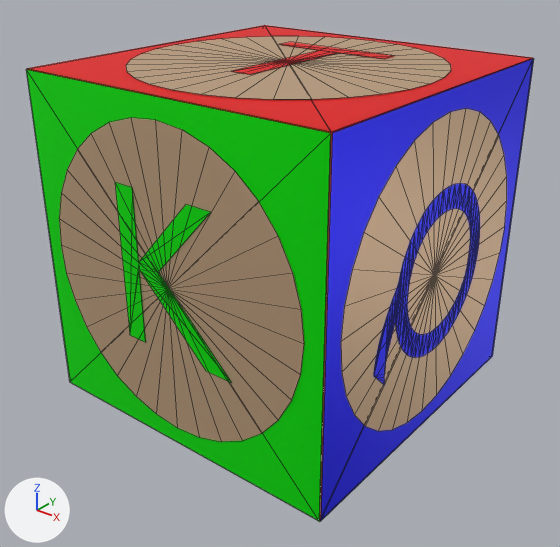
Renders of the COLLADA model meshes/cube_20.dae from each side of a commit.
Rendered twice from a 50 mm lens placed at (0.061, -0.0778, 0.0412), pointed at (0.0009, -0.0027, -0.0053). Arrows for +X, +Y and +Z are at lower left; the lights stay in place. Mesh edges are drawn as thin lines.

The scene before the commit, as lines of its bpy script (objects in view):
```python
me_cube_021 = bpy.data.meshes.new('Cube.021')
me_cube_021.from_pydata(...)  # 395 vertices, 373 faces; spans x -0.0227..0.0228, y -0.0228..0.0228, z -0.0228..0.0228
# faces by material slot: [32, 192, 21, 128]
me_cube_021.materials.append(mat_red)  # red #ff0000
me_cube_021.materials.append(mat_wood)  # beige #d3b390
me_cube_021.materials.append(mat_blue)  # green #00ff00
me_cube_021.materials.append(mat_green)  # blue #0000ff
ob_cube = bpy.data.objects.new('cube', me_cube_021)
ob_cube.location = (0.0, 0.0, 0.0)
```
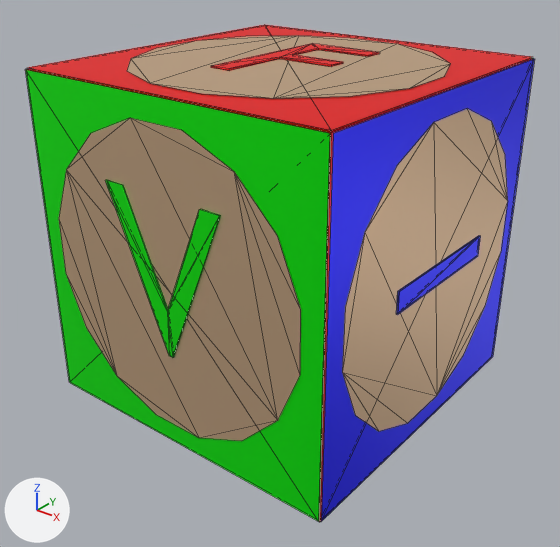
Edits to the bpy script that builds the scene:
```text
Change me_cube_021:
    used by ob_cube; location = (0.0, 0.0, 0.0)
    remove me_cube_021.from_pydata(...)  # 395 vertices, 373 faces; spans x -0.0227..0.0228, y -0.0228..0.0228, z -0.0228..0.0228
    add me_cube_021.from_pydata(...)  # 229 vertices, 294 faces; spans x -0.0228..0.023, y -0.023..0.023, z -0.023..0.023
    me_cube_021 part 1: the loose piece of 4 vertices spanning x -0.0225..0.0225, y -0.0225..0.0225, z 0.0226 is moved by (0.0, 0.0, 0.0001)
    me_cube_021 part 2: the loose piece of 4 vertices spanning x -0.0225..0.0225, y -0.0226, z -0.0225..0.0225 is moved by (0.0, -0.0001, 0.0)
    me_cube_021 part 3: the loose piece of 4 vertices spanning x 0.0226, y -0.0225..0.0225, z -0.0225..0.0225 is moved by (0.0001, 0.0, 0.0)
    me_cube_021 part 4: a new loose piece, a box spanning x 0.0228..0.023, y -0.009..0.01146, z -0.00147..0.00147, in mat_green (blue #0000ff)
    me_cube_021 part 5: the loose piece of 124 vertices spanning x 0.0228, y -0.0132..0.0117, z -0.0111..0.011 is rebuilt with 16 vertices and now spans x 0.0228, y -0.0196..0.0196, z -0.0196..0.0196, in mat_wood (beige #d3b390)
    me_cube_021 part 6: the loose piece of 33 vertices spanning x -0.02..0.02, y -0.0227, z -0.02..0.02 is rebuilt with 16 vertices and now spans x -0.0196..0.0196, y -0.0228, z -0.0196..0.0196
    me_cube_021 part 7: the loose piece of 33 vertices spanning x -0.02..0.02, y -0.02..0.02, z 0.0227 is rebuilt with 16 vertices and now spans x -0.0196..0.0196, y -0.0196..0.0196, z 0.0228
    me_cube_021 part 8: the loose piece of 11 vertices spanning x -0.0076..0.0098, y -0.0228, z -0.009..0.0115 is rebuilt with 14 vertices and now spans x -0.0091..0.0091, y -0.023..-0.0228, z -0.0092..0.0115
    me_cube_021 part 9: the loose piece of 8 vertices spanning x -0.0085..0.0085, y -0.009..0.0115, z 0.0228 is rebuilt with 20 vertices and now spans x -0.0048..0.0062, y -0.009..0.0115, z 0.0228..0.023
    me_cube_021 part 10: the loose piece of 33 vertices spanning x 0.0227, y -0.02..0.02, z -0.02..0.02 is deleted
```

Pixel boxes [x1, y1, x2, y2] of what changed, in the pictures (560 x 547 px; the box of a moved part takes in the faces that stretch with it):
'cube', reshaped: before [26, 25, 534, 521]; after [25, 25, 535, 522]
part 1 of me_cube_021, moved or reshaped: before [27, 25, 533, 132]; after [27, 25, 531, 130]
part 2 of me_cube_021, moved or reshaped: before [26, 69, 331, 521]; after [25, 70, 330, 522]
part 3 of me_cube_021, moved or reshaped: before [321, 59, 534, 520]; after [321, 59, 535, 522]
part 4 of me_cube_021, added (blue): after [396, 235, 480, 315]
part 5 of me_cube_021, rebuilt (56% wider, 59% taller): before [374, 183, 480, 385]; after [342, 109, 508, 431]
part 6 of me_cube_021, rebuilt: before [59, 118, 304, 442]; after [59, 118, 301, 441]
part 7 of me_cube_021, rebuilt: before [126, 36, 451, 99]; after [127, 36, 450, 98]
part 8 of me_cube_021, rebuilt (11% shorter): before [115, 182, 231, 382]; after [105, 180, 221, 358]
part 9 of me_cube_021, rebuilt (6% wider, 12% shorter): before [234, 42, 393, 74]; after [211, 43, 380, 71]
part 10 of me_cube_021, deleted (beige): before [341, 108, 507, 431]
